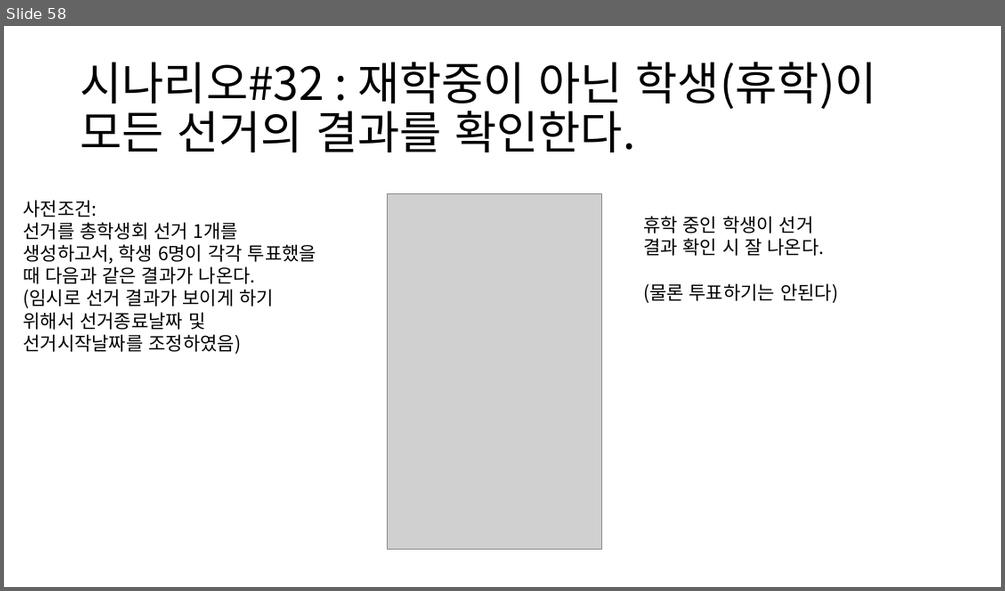
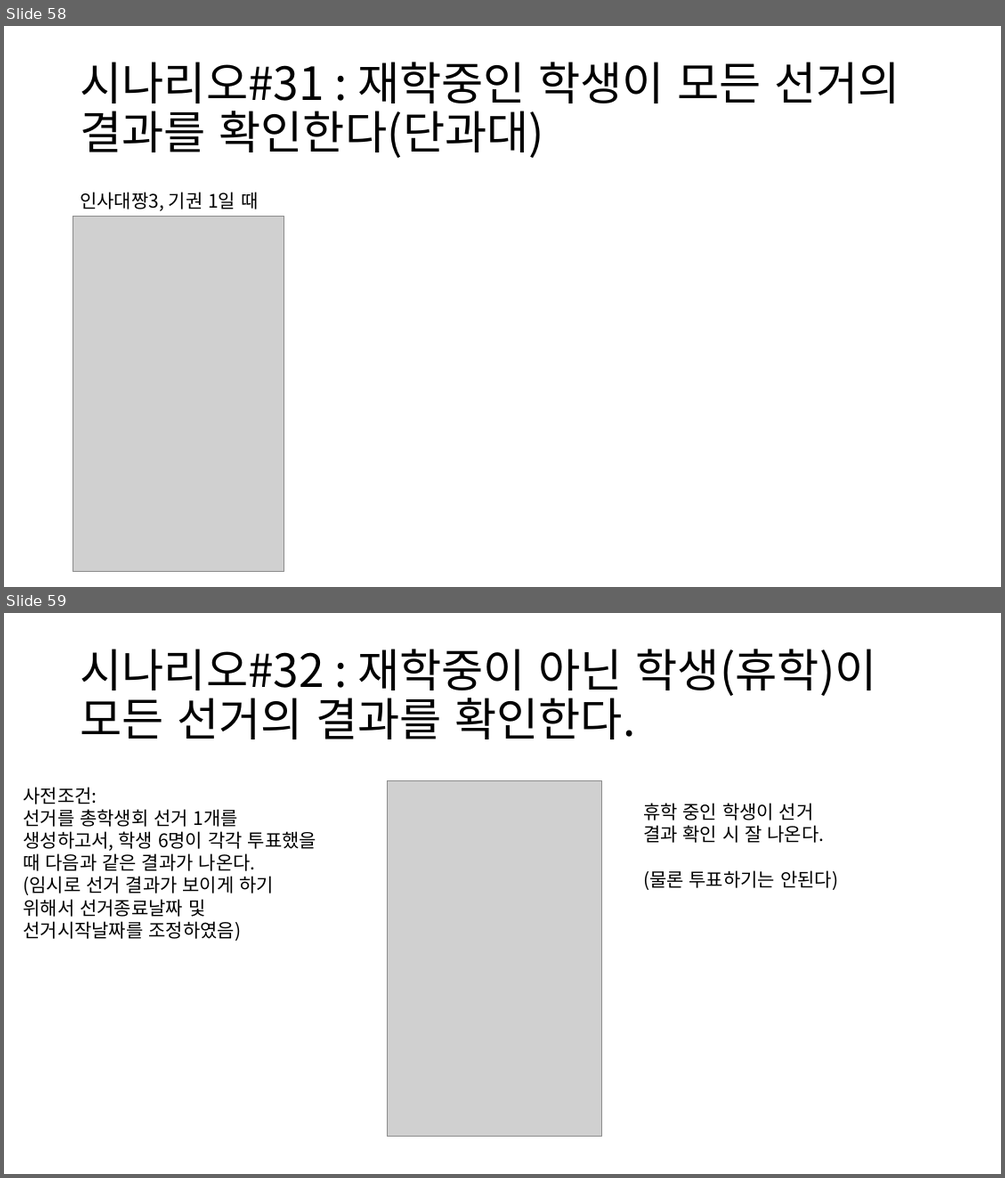
Before and after one commit to BL-UCKSS/evote-project, a slide deck: Document/Testcase/Testcase #1.pptx. Shown one above the other, each under a label of ours: slide 58 before the commit, slides 58 and 59 after it. The pictures are 1005x591 and 1005x1178 pixels, drawn with LibreOffice and Linux fonts; fonts in the diff are those of the drawing; grey boxes stand for pictures. Boxes give left, top, right and bottom in pixels: in the first picture for what was removed or moved away, otherwise in the second. Text is boxed around its words. In the diff, an @@ line names an element or a change of style, - is before the commit and + after.

```diff
--- a/Document/Testcase/Testcase #1.pptx
+++ b/Document/Testcase/Testcase #1.pptx
@@ slide 58 added at (4,26,1001,587), background #FFFFFF @@
@@ title added at (80,62,900,158), 44 pt, text #000000 @@
+시나리오#31 : 재학중인 학생이 모든 선거의 결과를 확인한다(단과대)
@@ text added at (80,192,258,211), 18 pt, text #000000 @@
+인사대짱3, 기권 1일 때
@@ picture added at (73,216,284,572) @@
@@ what was slide 58 is now slide 59 @@
```
Also in this commit, not shown: 3 slides changed, 2 other slides added.
